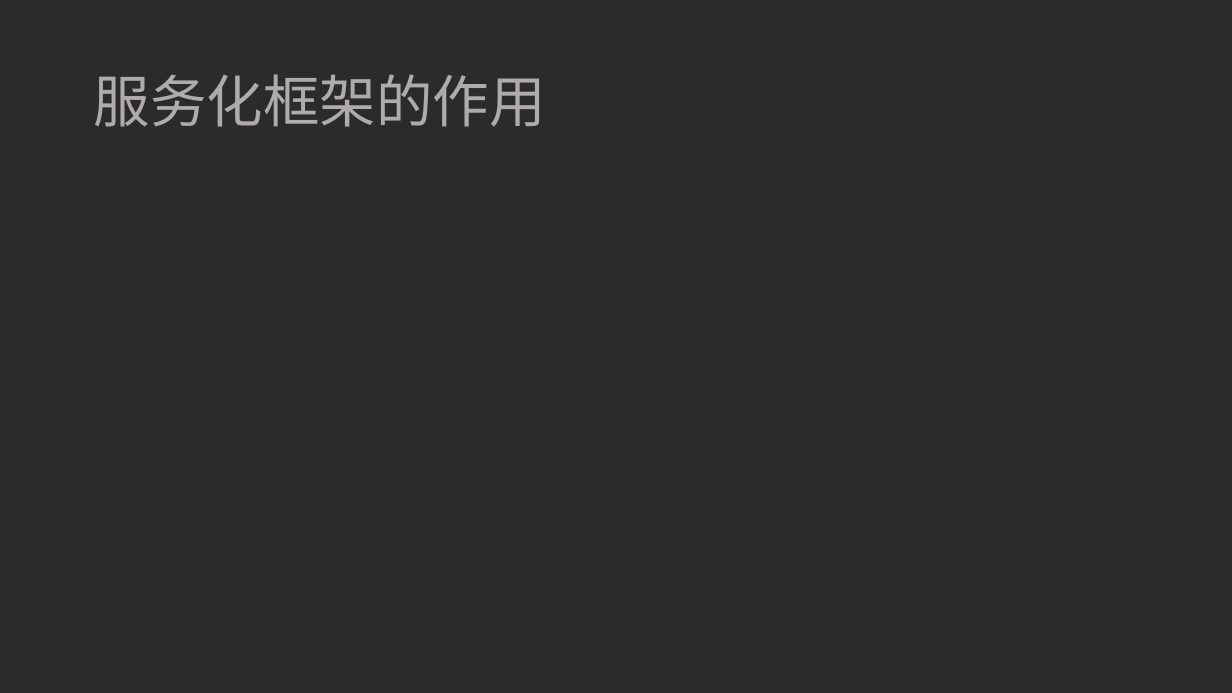
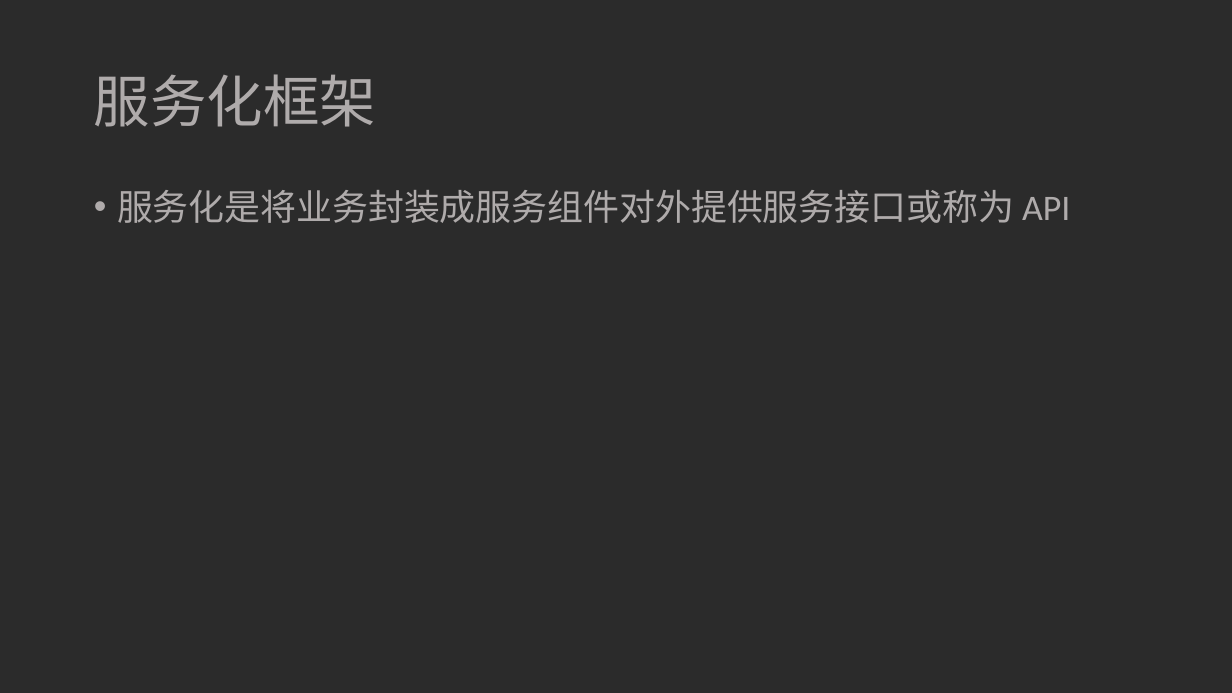
Before and after one commit to ivaneye/ivaneye.github.com, a slide deck: slide 2 of source/ppt/work/焦点服务化框架Hydra的演变-王一帆.pptx. Drawn at 1232x693 pixels with LibreOffice and Linux fonts; fonts in the diff are those of the drawing; background and template pictures are left out; a plain dark background stands for a picture behind light text. Boxes give left, top, right and bottom in pixels: in the first picture for what was removed or moved away, otherwise in the second. Text is boxed around its words. In the diff, an @@ line names an element or a change of style, - is before the commit and + after.

```diff
--- a/source/ppt/work/焦点服务化框架Hydra的演变-王一帆.pptx
+++ b/source/ppt/work/焦点服务化框架Hydra的演变-王一帆.pptx
@@ title at <box>94,74,376,127</box>: text changed @@
-服务化框架的作用
+服务化框架
@@ text added at <box>117,190,1070,223</box>, 28 pt, text #AFABAB @@
+• 服务化是将业务封装成服务组件对外提供服务接口或称为 API
```
Also in this commit, not shown: 1 other slide changed, 9 slides added, 5 slides removed, 1 other file.
